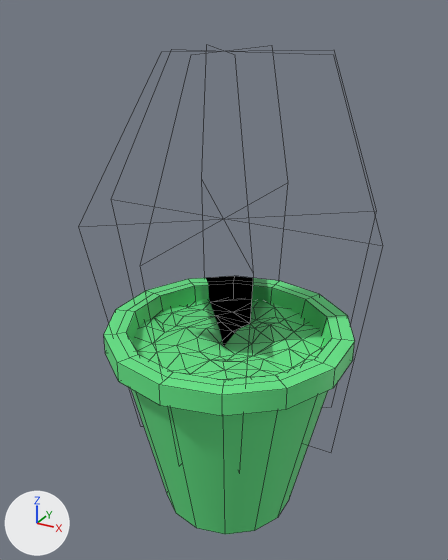
An edit to the FBX model GP1_Team04_Project/Assets/Files/Props/Pot/Pot.fbx, drawn before and after from the same camera.
The view is the same before and after, from a 50 mm camera at (0.672, -1.25, 1.295) aimed at (-0.006, -0.017, 0.679). The axes (+X, +Y, +Z) are drawn at lower left. The lights are the same throughout. Mesh edges are drawn as thin lines.

Before the edit, the objects in view are built like this:
```python
me_335j_var1_lod5 = bpy.data.meshes.new('_335j_Var1_LOD5')
me_335j_var1_lod5.from_pydata(...)  # 12 vertices, 4 faces; spans x -0.28..0.28, y -0.28..0.28, z -0.471..0.471
me_335j_var1_lod5.materials.append(mat_plant)
me_335j_var1_lod5_001 = bpy.data.meshes.new('_335j_Var1_LOD5.001')
me_335j_var1_lod5_001.from_pydata(...)  # 12 vertices, 4 faces; spans x -0.358..0.358, y -0.358..0.358, z -0.471..0.471
me_335j_var1_lod5_001.materials.append(mat_plant)
me_plane_002 = bpy.data.meshes.new('Plane.002')
me_plane_002.from_pydata(...)  # 100 vertices, 168 faces; spans x -0.272..0.272, y -0.271..0.271, z 0.482..0.517
me_plane_002.materials.append(mat_pot)  # green #64e787
ob_335j_var1_lod5 = bpy.data.objects.new('_335j_Var1_LOD5', me_335j_var1_lod5)
ob_335j_var1_lod5.location = (0.012, -0.001, 0.74)
ob_335j_var1_lod5_001 = bpy.data.objects.new('_335j_Var1_LOD5.001', me_335j_var1_lod5_001)
ob_335j_var1_lod5_001.location = (0.017, 0.006, 0.74)
ob_plane_001 = bpy.data.objects.new('Plane.001', me_plane_002)
ob_plane_001.location = (0.0, 0.0, 0.0)
# also in view: 'Cylinder.004' at (0.0, 0.0, 0.282)
```
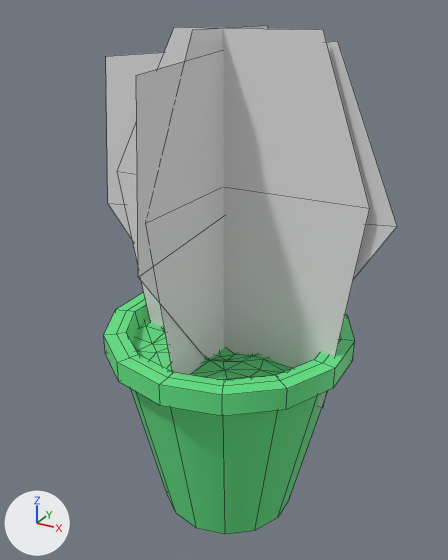
Commit message: pot fixed

Where the newer file only moved an object's origin or applied its transform, the numbers keep the older frame.

The change in detail:
Material 'lambert1.001' (mat_lambert1_001) is new.
Its base color is (0.757, 0.757, 0.757) (light grey #e2e2e2).
Its roughness is 0.553.
Material 'lambert1' (mat_lambert1) is new.
Its base color is (0.757, 0.757, 0.757) (light grey #e2e2e2).
Its roughness is 0.553.
me_335j_var1_lod5 has 12 vertices, 4 faces and spans x -0.28..0.28, y -0.28..0.28, z -0.471..0.471.
me_335j_var1_lod5 is used by ob_335j_var1_lod5; location (0.012, -0.001, 0.74).
me_335j_var1_lod5 no longer uses material mat_plant.
me_335j_var1_lod5 part 1: the whole mesh is turned -38.6 degrees about the z axis through its middle and scaled by 0.912, then moved by (0.003, -0.017, 0.087).
me_335j_var1_lod5 now uses material mat_lambert1 (light grey #e2e2e2).
me_335j_var1_lod5_001 has 12 vertices, 4 faces and spans x -0.358..0.358, y -0.358..0.358, z -0.471..0.471.
me_335j_var1_lod5_001 is used by ob_335j_var1_lod5_001; location (0.017, 0.006, 0.74).
me_335j_var1_lod5_001 no longer uses material mat_plant.
Part 2, on me_335j_var1_lod5_001:
Vertex 0 of me_335j_var1_lod5_001 moves from (-0.248, -0.023, -0.471) to (-4.16, -1.484, 0.0).
Vertex 1 of me_335j_var1_lod5_001 moves from (0.285, -0.023, -0.471) to (11.65, -1.484, 0.0).
Vertex 2 of me_335j_var1_lod5_001 moves from (-0.358, -0.023, 0.097) to (-36.764, 39.258, 0.0) at pixel (107, 203).
Vertex 3 of me_335j_var1_lod5_001 moves from (0.358, -0.023, 0.097) to (39.49, 45.292, 0.0) at pixel (397, 226).
Vertex 4 of me_335j_var1_lod5_001 moves from (-0.155, -0.023, 0.471) to (-33.881, 76.251, 0.0) at pixel (105, 56).
Vertex 5 of me_335j_var1_lod5_001 moves from (0.221, -0.023, 0.471) to (23.911, 80.903, 0.0) at pixel (337, 41).
Vertex 6 of me_335j_var1_lod5_001 moves from (-0.023, -0.248, -0.471) at pixel (179, 466) to (-0.494, -1.484, 3.666).
Vertex 7 of me_335j_var1_lod5_001 moves from (-0.023, 0.285, -0.471) to (-0.494, -1.484, -12.144).
Vertex 8 of me_335j_var1_lod5_001 moves from (-0.023, -0.358, 0.097) to (-0.494, 39.258, 36.269) at pixel (138, 277).
Vertex 9 of me_335j_var1_lod5_001 moves from (-0.023, 0.358, 0.097) to (-0.494, 45.292, -39.985).
Vertex 10 of me_335j_var1_lod5_001 moves from (-0.023, -0.155, 0.471) to (-0.494, 76.251, 33.387) at pixel (136, 75).
Vertex 11 of me_335j_var1_lod5_001 moves from (-0.023, 0.221, 0.471) to (-0.494, 80.903, -24.405).
me_335j_var1_lod5_001 now uses material mat_lambert1_001 (light grey #e2e2e2).
Object '_335j_Var1_LOD5.001' (ob_335j_var1_lod5_001) moves from (0.017, 0.006, 0.74) to (0.0, 0.0, 0.426).
Object '_335j_Var1_LOD5.001' (ob_335j_var1_lod5_001) turns from (0, 0, 0) to (90, 0, 0) degrees about x, y and z.
Object '_335j_Var1_LOD5.001' (ob_335j_var1_lod5_001) is rescaled from (1.0, 1.0, 1.0) to (0.01, 0.01, 0.01).

What differs and where, as boxes [x1, y1, x2, y2] in the pictures (448 x 560 px):
'_335j_Var1_LOD5', recoloured, mesh turned (not visible before): after [117, 25, 370, 408]
'_335j_Var1_LOD5.001', recoloured, reshaped, moved, turned, rescaled (not visible before): after [106, 41, 397, 359]
'Plane.001', unchanged, covered by the edit: before [132, 298, 323, 380]; after [132, 319, 291, 380]
